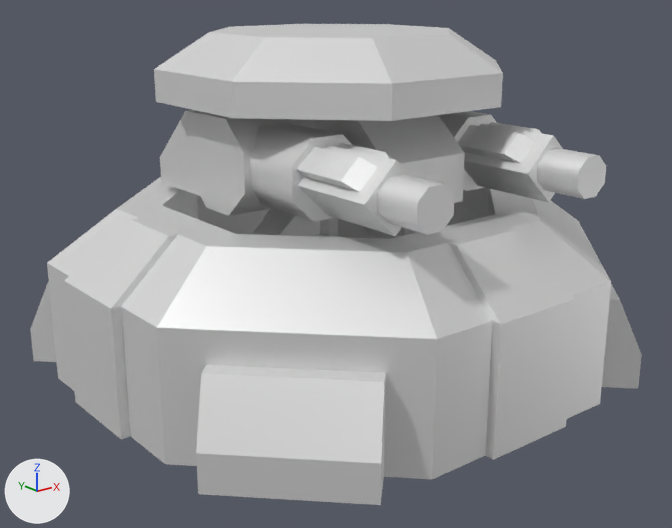
What one commit did to the glTF model glb/armferret.glb.
The view is the same before and after, from a 50 mm camera at (-41.9, -52.7, 27.9) aimed at (-0.1, -0.5, 7.0). Lighting does not change. The marker at lower left points along +X, +Y and +Z. The older version comes first. Where no turn or scale is listed for an object, it has been applied to the vertices.

The first picture shows 'barrel1', 'barrel2', 'base', 'hat', 'sleeve', 'turret'.
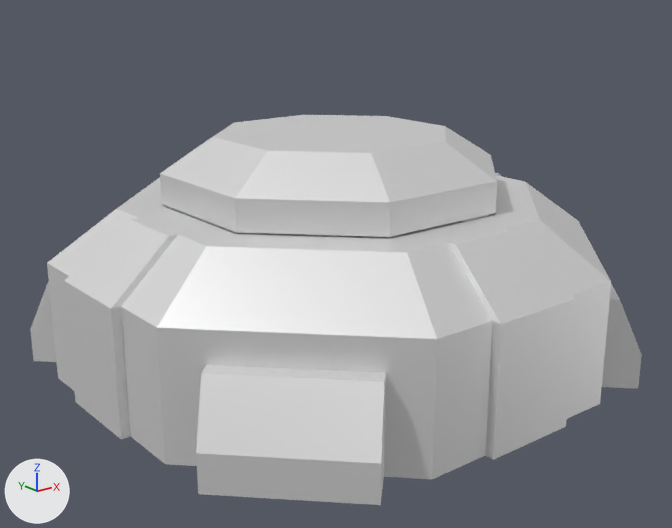
ob_aimy1 is not drawn itself; it is the parent of ob_turret.

Where the change shows, as pixel boxes (x1, y1, x2, y2) in the pictures (672 x 528 px):
```json
{"object": "hat", "change": "moved", "before": [154, 24, 503, 121], "after": [160, 115, 497, 237]}
{"object": "sleeve", "change": "moved", "before": [160, 110, 497, 222], "after": [187, 214, 489, 237], "on screen": "mostly hidden afterwards"}
{"object": "barrel2", "change": "moved", "before": [296, 143, 454, 236], "on screen": "not visible afterwards"}
{"object": "barrel1", "change": "moved", "before": [458, 122, 606, 202], "on screen": "not visible afterwards"}
{"object": "turret", "change": "moved", "before": [252, 115, 465, 239], "after": [321, 225, 442, 239], "on screen": "mostly hidden afterwards"}
```

Edits to the scene script, one JSON object a line:
```json
{"op": "set", "path": "ob_aimy1.location", "old": "(0.0, 0.0, 7.14)", "new": "(0.0, 0.0, 0.0)"}
{"op": "set", "path": "ob_barrel1.location", "old": "(6.8, -8.25, 0.0)", "new": "(6.8, 0.0, 0.0)"}
{"op": "set", "path": "ob_hat.location", "old": "(0.0, 0.0, 13.14)", "new": "(0.0, 0.0, 6.0)"}
```
